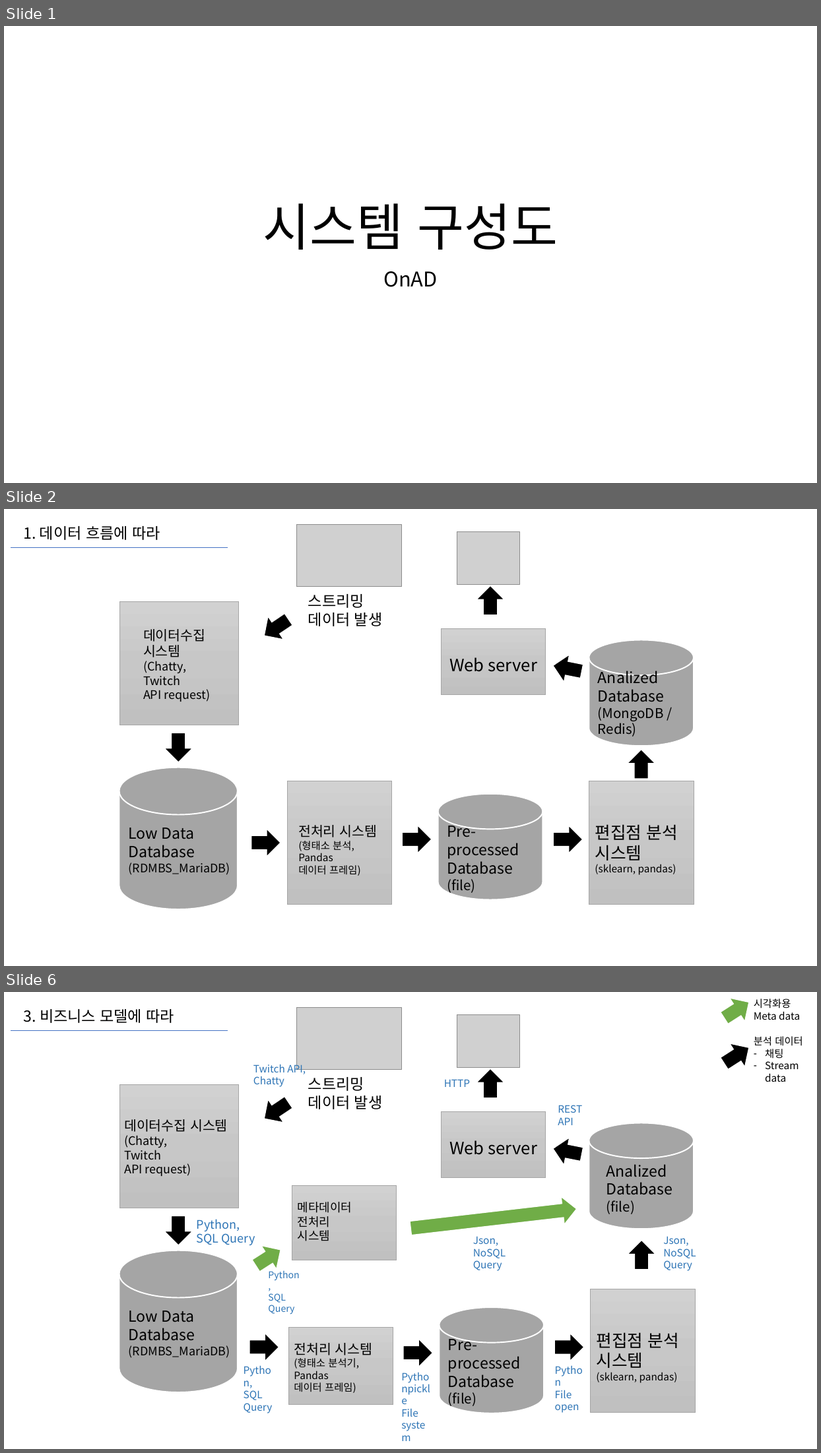
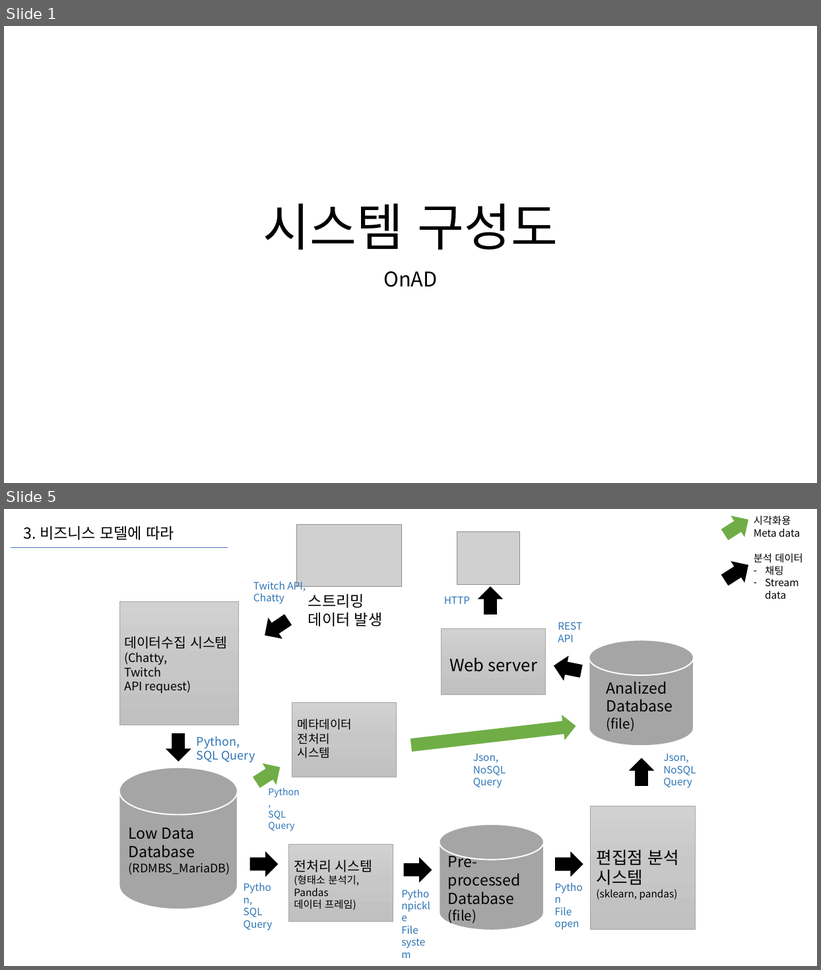
Before and after one commit to chanuuuuu/OnAD_project, a slide deck: docs/19_시스템구성도/시스템구성도.pptx. Shown one above the other, each under a label of ours: slides 1, 2 and 6 before the commit, slides 1 and 5 after it; the slides between them are not shown. The pictures are 821x1453 and 821x970 pixels, drawn with LibreOffice and Linux fonts; fonts in the diff are those of the drawing; grey boxes stand for pictures. Boxes give left, top, right and bottom in pixels: in the first picture for what was removed or moved away, otherwise in the second. Text is boxed around its words. In the diff, an @@ line names an element or a change of style, - is before the commit and + after.

```diff
--- a/docs/19_시스템구성도/시스템구성도.pptx
+++ b/docs/19_시스템구성도/시스템구성도.pptx
@@ slide 2 removed at <box>4,509,817,966</box>, background #FFFFFF @@
@@ text removed at <box>24,526,160,540</box> @@
-1. 데이터 흐름에 따라
@@ picture removed at <box>297,524,402,586</box> @@
@@ line removed from (11, 548) to (228, 548) @@
@@ picture removed at <box>457,532,520,585</box> @@
@@ down arrow removed at <box>476,586,506,615</box> @@
@@ rectangle removed at <box>120,601,238,725</box> @@
@@ down arrow removed at <box>256,607,297,648</box> @@
@@ text removed at <box>308,594,383,626</box> @@
-스트리밍
-데이터 발생
@@ text removed at <box>143,629,211,702</box> @@
-데이터수집
-시스템
-(Chatty,
-Twitch
-API request)
@@ rectangle removed at <box>442,629,547,695</box> @@
@@ cylinder removed at <box>589,640,694,747</box> @@
@@ text removed at <box>450,657,538,672</box> @@
-Web server
@@ down arrow removed at <box>550,652,585,686</box> @@
@@ text removed at <box>598,668,664,737</box> @@
-Analized
-Database
-(MongoDB / Redis)
@@ down arrow removed at <box>164,733,193,762</box> @@
@@ down arrow removed at <box>627,749,656,779</box> @@
@@ cylinder removed at <box>120,768,238,910</box> @@
@@ rectangle removed at <box>287,782,392,905</box> @@
@@ rectangle removed at <box>589,782,694,905</box> @@
@@ cylinder removed at <box>438,794,543,900</box> @@
@@ text removed at <box>298,825,377,876</box> @@
-전처리 시스템
-(형태소 분석,
-Pandas
-데이터 프레임)
@@ down arrow removed at <box>402,825,432,855</box> @@
@@ text removed at <box>447,822,519,894</box> @@
-Pre-processed Database
-(file)
@@ down arrow removed at <box>553,825,583,855</box> @@
@@ text removed at <box>595,824,678,875</box> @@
-편집점 분석
-시스템
-(sklearn, pandas)
@@ text removed at <box>129,828,230,875</box> @@
-Low Data
-Database
-(RDMBS_MariaDB)
@@ down arrow removed at <box>252,828,281,857</box> @@
@@ what was slide 6 is now slide 5 @@
```
Also in this commit, not shown: 1 slide changed, 2 slides added, 2 other slides removed.
